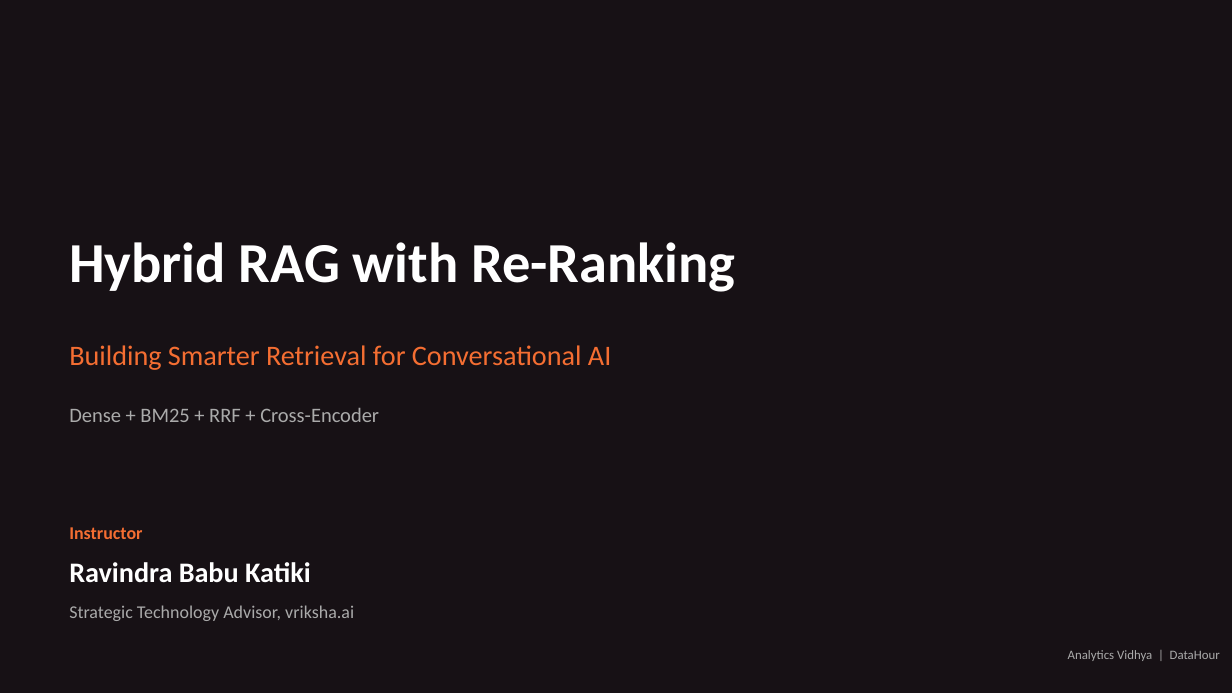
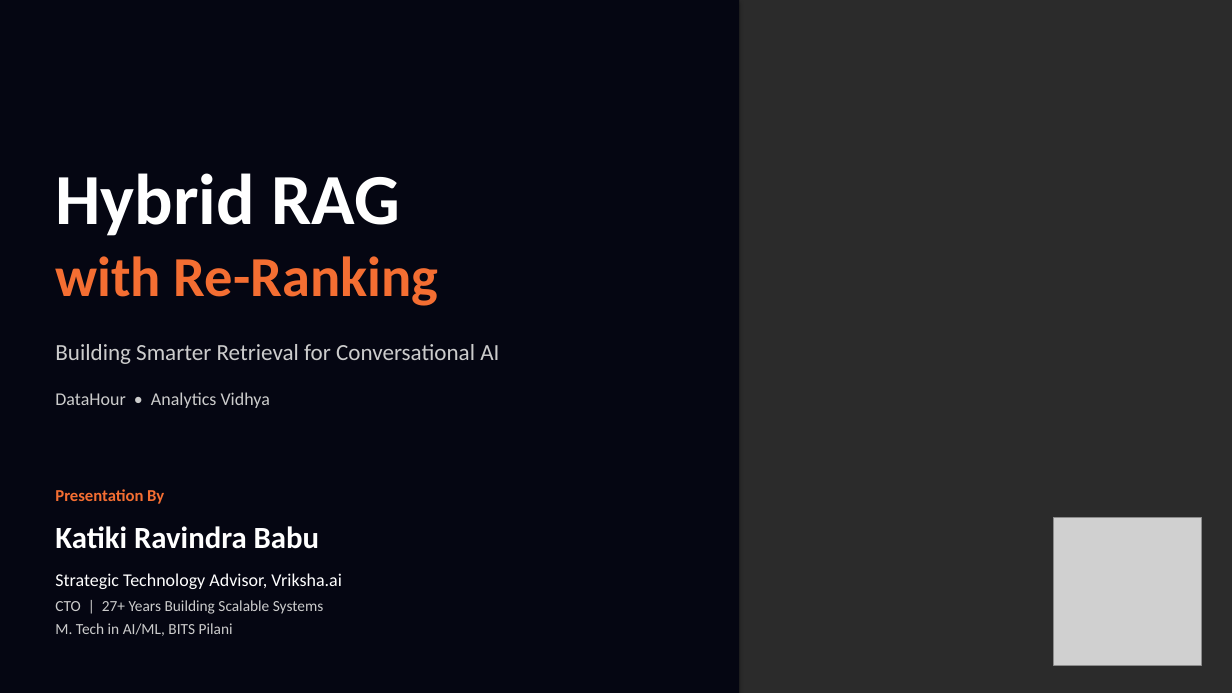
Before and after one commit to sunrise197605/Datahour_HybridRAG, a slide deck: slide 1 of DataHour_HybridRAG.pptx. Drawn at 1232x693 pixels with LibreOffice and Linux fonts; fonts in the diff are those of the drawing; grey boxes stand for pictures; background and template pictures are left out; a plain dark background stands for a picture behind light text. Boxes give left, top, right and bottom in pixels: in the first picture for what was removed or moved away, otherwise in the second. Text is boxed around its words. In the diff, an @@ line names an element or a change of style, - is before the commit and + after.

Commit message:
Add class docstrings, self-contained demo notebook, and updated deck
Narrative 100-word docstrings on critical classes (HybridRAG,
DenseIndex, BM25Index, CrossEncoderReranker, LLMGenerator,
MistralChat) and key functions (reciprocal_rank_fusion,
build_prompt, CSFS/MRR/HitRate metrics). Ship a self-contained
Plan B notebook with both clean and pre-executed variants, and
the revised DataHour deck with Analytics Vidhya title art and
Vriksha logo.

```diff
--- a/DataHour_HybridRAG.pptx
+++ b/DataHour_HybridRAG.pptx
@@ background #FFFFFF to picture (left out) @@
@@ rectangle: place and size @@
-rectangle at [0, 0, 1232, 693]
+rectangle at [0, 0, 739, 693]
@@ rectangle at [0, 0, 739, 693]: fill #171115 to #050612 @@
@@ text added at [55, 173, 400, 236], 56 pt, text #FFFFFF, bold @@
+Hybrid RAG
@@ text at [55, 256, 439, 306]: text changed; text colour #FFFFFF to #F46E32 @@
-Hybrid RAG with Re-Ranking
+with Re-Ranking
@@ text "Building Smarter Retrieval for Conversational ...": place and size @@
-text "Building Smarter Retrieval for Conversational ..." at [69, 345, 611, 370]
+text "Building Smarter Retrieval for Conversational ..." at [55, 344, 499, 364]
@@ text "Building Smarter Retrieval for Conversational ..." at [55, 344, 499, 364]: size 22 to 18 pt, text colour #F46E32 to #CCCCCC @@
@@ text at [55, 392, 270, 408]: text changed; size 10 to 14 pt; text colour #AAAAAA to #CCCCCC @@
-Analytics Vidhya | DataHour
+DataHour • Analytics Vidhya
@@ text removed at [69, 408, 379, 422] @@
-Dense + BM25 + RRF + Cross-Encoder
@@ text added at [55, 489, 164, 504], 13 pt, text #F46E32, bold @@
+Presentation By
@@ text at [55, 526, 319, 549]: text changed; size 22 to 24 pt @@
-Ravindra Babu Katiki
+Katiki Ravindra Babu
@@ text removed at [69, 527, 142, 539] @@
-Instructor
@@ picture added at [1054, 518, 1202, 665] @@
@@ text at [55, 573, 342, 589]: text changed; text colour #AAAAAA to #FFFFFF @@
-Strategic Technology Advisor, vriksha.ai
+Strategic Technology Advisor, Vriksha.ai
@@ text added at [55, 600, 323, 614], 12 pt, text #CCCCCC @@
+CTO | 27+ Years Building Scalable Systems
@@ text added at [55, 623, 233, 636], 12 pt, text #CCCCCC @@
+M. Tech in AI/ML, BITS Pilani
```
Also in this commit, not shown: 14 other slides changed, 16 slides added, 6 slides removed, 14 other files.
